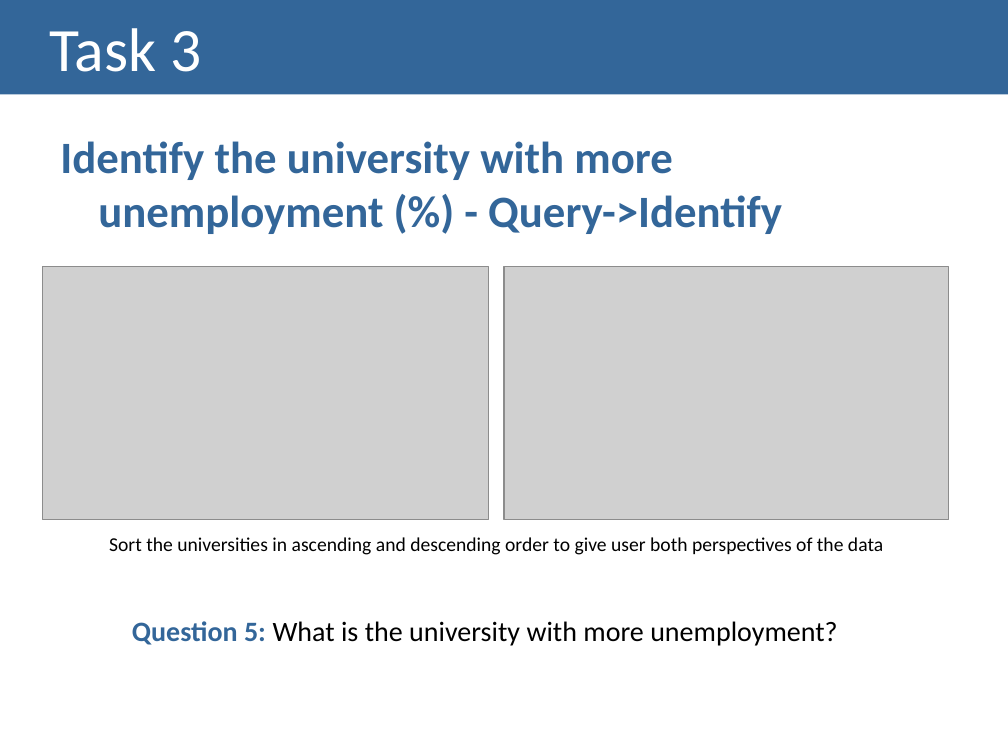
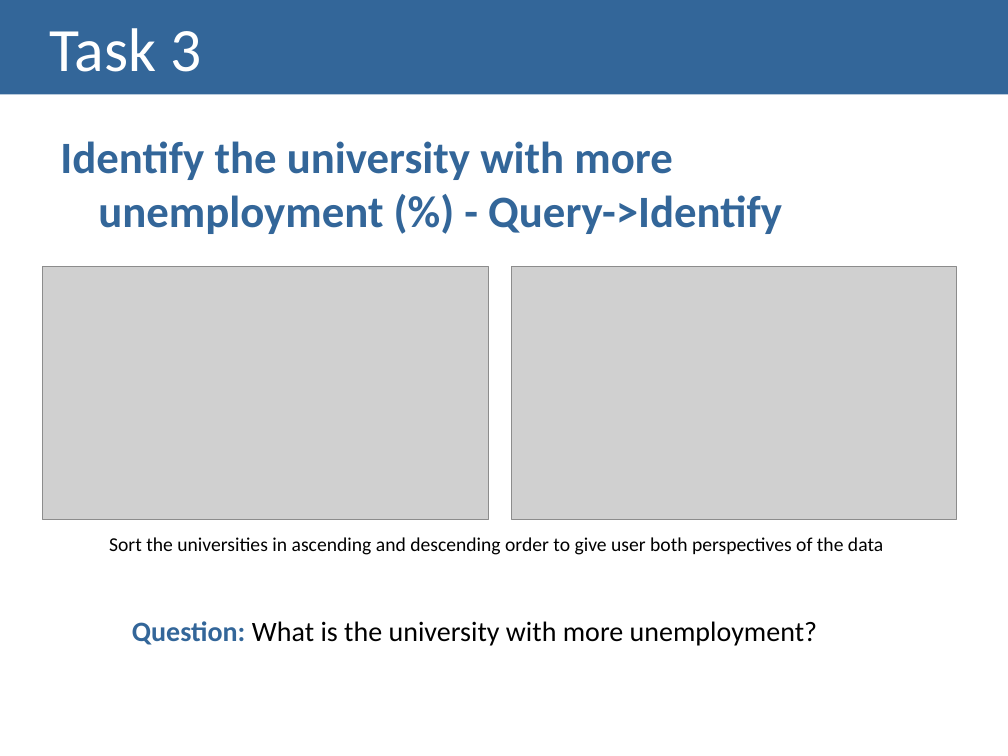
Before and after one commit to Strabox/Higher-Education-Unemployment-Portugal, a slide deck: slide 9 of III-Checkpoint/III-Checkpoint Presentation.pptx. Drawn at 1008x756 pixels with LibreOffice and Linux fonts; fonts in the diff are those of the drawing; grey boxes stand for pictures. Boxes give left, top, right and bottom in pixels: in the first picture for what was removed or moved away, otherwise in the second. Text is boxed around its words. In the diff, an @@ line names an element or a change of style, - is before the commit and + after.

```diff
--- a/III-Checkpoint/III-Checkpoint Presentation.pptx
+++ b/III-Checkpoint/III-Checkpoint Presentation.pptx
@@ picture: place and size @@
-picture at <box>504,267,949,520</box>
+picture at <box>512,267,957,520</box>
@@ text at <box>132,621,817,646</box>: text changed @@
-Question 5: What is the university with more unemployment?
+Question: What is the university with more unemployment?
```
Also in this commit, not shown: 4 other slides changed, 1 slide added.
